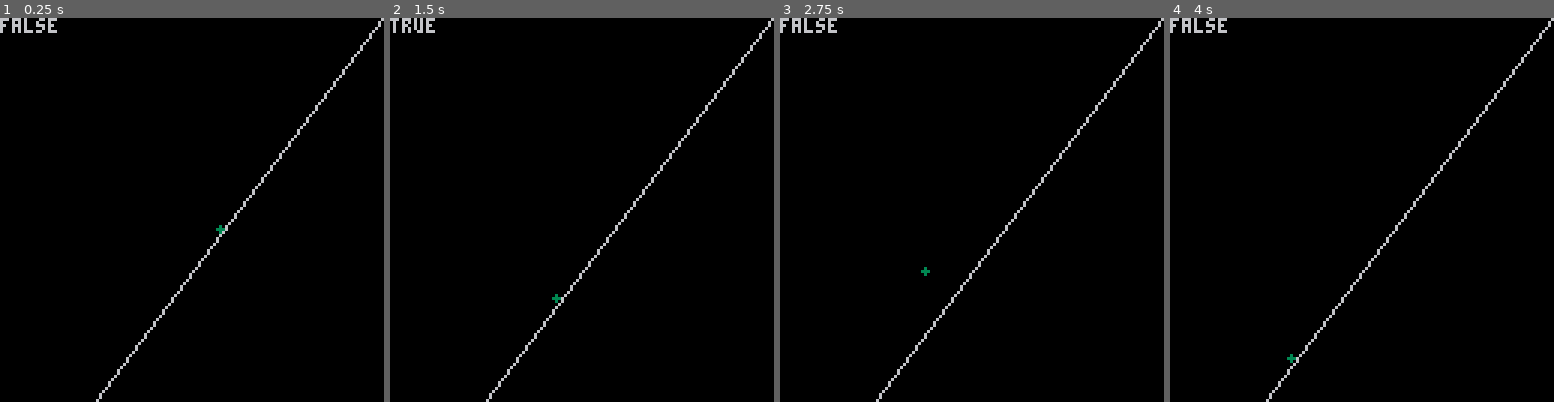
Above: before the commit, frames 1-4 (left to right).
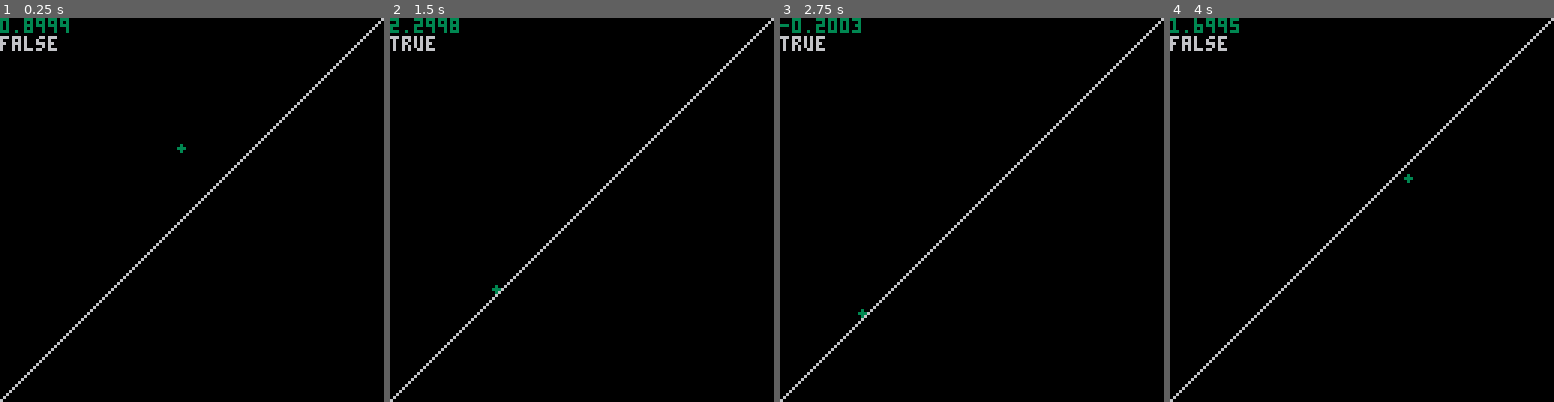
Above: after the commit, the same moments.

Repository: RIDENTEM/oneButtonJam2019
Game: PICO-8 cartridge one_button.p8
The game is run twice, just before and just after one commit, with the same random seed, the same clock (stepped at 60 frames per second) and the same inputs.
Inputs:
- Up to frame 1 (0.25 s): no input
- Up to frame 2 (1.5 s): no input
- Up to frame 3 (2.75 s): hold Up 2.15-2.42 s
- Up to frame 4 (4 s): no input

The runs differ from the first frame. In frame 1, 2.3% of the frame differs, in the area x 0-100%, y 0-100%; in frame 2, 2.3%; in frame 3, 2.3%; in frame 4, 2.3%.

Commit message:
Worked a ton more on collision and jumping, I just confused myself with a ton of it and now it kind of works, the second jump fires first and everytime jump is called it jumps further

Diff:
--- a/one_button.p8
+++ b/one_button.p8
@@ -1,9 +1,9 @@
 pico-8 cartridge // http://www.pico-8.com
 version 18
 __lua__
-px = 73
-py = 66
-lx1=32
+px = 60
+py = 40
+lx1=0
 ly1=127
 lx2=127
 ly2=0
@@ -11,9 +11,10 @@
 obstacle= {grounded=false,
 ox=0,oy=0}
 
-jumping = false
 first_jump_avail = false
 double_jump_avail = false
+start=true
+jumping = false
 
 function _init()
 grounded = false
@@ -22,10 +23,9 @@
 end
 
 function _draw()
+
 cls()
-
-print(grounded)
-circfill(px,py, 1,3)
+print(pvelocity.pvy)
 --draw mountain
 line(lx1,ly1,lx2,ly2,6)
 --[[for j=0, 127 do
@@ -35,41 +35,22 @@
   end
  end
 end--]]
+print(grounded)
+circfill(px,py, 1,3)
+
 end
 
-function check_collision()
- if(pget(px+1,py+1)==6) then
- grounded=true
- first_jump_avail=true
- second_jump_avail=false
- pvelocity.pvx=0
- pvelocity.pvy=0
- else
- grounded=false
- pvelocity.pvy+=g
- py+=pvelocity.pvy
- end
-end
-
-function _input()
- if(btnp(2)and grounded) then
- jump(first_jump_avail)
- grounded = false
- first_jump_avail=false
- second_jump_avail=true
- elseif(btnp(2)
- and second_jump_avail)
- then
- jump(first_jump_avail)
- first_jump_avail=false
- second_jump_avail=false
- end
+function _update()
+ _input()
+ if(grounded ==false) then
+  px+=pvelocity.pvx
+  py+=pvelocity.pvy
+pvelocity.pvy+=g
 end
 
 
-function _update()
+respawn()
 check_collision()
-_input()
 if(grounded) slide()
 end
 
@@ -78,46 +59,90 @@
 
 end
 
---only set gravity while jumping
+function on_grounded()
+start=false
+ grounded=true
+ first_jump_avail=true
+ second_jump_avail=false
+end
+
+function on_ungrounded()
+ grounded=false
+ jumping=true
+end
+
+function check_collision()
+ if(pget(px+1,py+1)==6) then
+ on_grounded()
+ else
+ end
+end
+
+function _input()
+if(btnp(2)) then
+on_ungrounded()
+ if(first_jump_avail)
+  then
+  jump(first_jump_avail)
+  first_jump_avail=false
+  second_jump_avail=true
+  end
+ if(second_jump_avail)
+  then
+  first_jump_avail=false
+  second_jump_avail=false
+     jump(first_jump_avail)
+  end
+ end
+end
+
+
+--Need to make sure the player can jump while grounded
 function jump(is_first)
-pvelocity.pvy += g
- if(is_first)then
-  pvelocity.pvy-=2
- else
+ if(is_first) pvelocity.pvy-=2
+
+ if(is_first==false)
+ then
  pvelocity.pvx+=1
- pvelocity.pvy+=0.5
+ --Problem with this, this is the first jump that goes
+ pvelocity.pvy-=2
  end
-px+=pvelocity.pvx
-py+=pvelocity.pvy
+
 end
 
 function slide()
  px-=1
  py+=1
- if(pget(px+1,py)==3)
+end
+
+function respawn()
+if(px < 10)
  then
-
+ on_ungrounded()
+ px=60
+ py=40
  end
-
 end
 
 
+
+
 __gfx__
-00000000000000060066666600000000000000000000000000000000000000000000000000000000000000000000000000000000000000000000000000000000
-00000000000000660666666600000006000000000000000000000000000000000000000000000000000000000000000000000000000000000000000000000000
-00700700000006646666666600000066000000000000000000000000000000000000000000000000000000000000000000000000000000000000000000000000
-000770000000664b6666666600000666000000000000000000000000000000000000000000000000000000000000000000000000000000000000000000000000
-00077000000664b46666666600000666000000000000000000000000000000000000000000000000000000000000000000000000000000000000000000000000
-0070070000664bbb6666666600006666000000000000000000000000000000000000000000000000000000000000000000000000000000000000000000000000
-000000000664444b6666666600066666000000000000000000000000000000000000000000000000000000000000000000000000000000000000000000000000
-000000006644bb446666666600666666000000000000000000000000000000000000000000000000000000000000000000000000000000000000000000000000
+00000000000000060066666666dd6dd6000000060000000666d6dddd6666bbdd0000000000000000000000000000000000000000000000000000000000000000
+0000000000000066066666666dddda6d00000066000000066d66dddd6bdbbbdd0000000000000000000000000000000000000000000000000000000000000000
+007007000000066466666666dd886ddd00000066000066d66d6dd6ddbbdddbbb0000000000000000000000000000000000000000000000000000000000000000
+000770000000664b666666666a6dddda0000066d000666d6d6dd6dd6bddbbbdd0000000000000000000000000000000000000000000000000000000000000000
+00077000000664b466666666adddd866000066dd06666d6dddd6dd6dddbbdbdd0000000000000000000000000000000000000000000000000000000000000000
+0070070000664bbb66666666dadd86660066dddd666ddddddd6dd6ddbbbdbbd60000000000000000000000000000000000000000000000000000000000000000
+000000000664444b66666666dd888a6d06dd6ddd66ddddddd66d6dddd6bdbdd60000000000000000000000000000000000000000000000000000000000000000
+000000006644bb4466666666d866add66ddddddd6dd6d66dd6dddd6dd6d6bd660000000000000000000000000000000000000000000000000000000000000000
 __map__
-1414141414140000000000001405141400000000000000000000000000000000000000000000000000000000000000000000000000000000000000000000000000000000000000000000000000000000000000000000000000000000000000000000000000000000000000000000000000000000000000000000000000000000
-1414141414100000060600140505051400000000000000000000000000000000000000000000000000000000000000000000000000000000000000000000000000000000000000000000000000000000000000000000000000000000000000000000000000000000000000000000000000000000000000000000000000000000
-0000101010140606060603050505141400000000000000000000000000000000000000000000000000000000000000000000000000000000000000000000000000000000000000000000000000000000000000000000000000000000000000000000000000000000000000000000000000000000000000000000000000000000
-0000031010031406060302050505141400000000000000000000000000000000000000000000000000000000000000000000000000000000000000000000000000000000000000000000000000000000000000000000000000000000000000000000000000000000000000000000000000000000000000000000000000000000
-0014021003021406030204051400141400000000000000000000000000000000000000000000000000000000000000000000000000000000000000000000000000000000000000000000000000000000000000000000000000000000000000000000000000000000000000000000000000000000000000000000000000000000
-0010100302140603021414000014001400000000000000000000000000000000000000000000000000000000000000000000000000000000000000000000000000000000000000000000000000000000000000000000000000000000000000000000000000000000000000000000000000000000000000000000000000000000
-0010101414140602141414000000000000000000000000000000000000000000000000000000000000000000000000000000000000000000000000000000000000000000000000000000000000000000000000000000000000000000000000000000000000000000000000000000000000000000000000000000000000000000
-1010060614140600140014141400000000000000000000000000000000000000000000000000000000000000000000000000000000000000000000000000000000000000000000000000000000000000000000000000000000000000000000000000000000000000000000000000000000000000000000000000000000000000
-0000000614000000000000000000000000000000000000000000000000000000000000000000000000000000000000000000000000000000000000000000000000000000000000000000000000000000000000000000000000000000000000000000000000000000000000000000000000000000000000000000000000000000
+1414141414140000080800001717171400000000000000000000000000000000000000000000000000000000000000000000000000000000000000000000000000000000000000000000000000000000000000000000000000000000000000000000000000000000000000000000000000000000000000000000000000000000
+1414141414100808080808080817171400000000000000000000000000000000000000000000000000000000000000000000000000000000000000000000000000000000000000000000000000000000000000000000000000000000000000000000000000000000000000000000000000000000000000000000000000000000
+0000101010080808080808171717141400000000000000000000000000000000000000000000000000000000000000000000000000000000000000000000000000000000000000000000000000000000000000000000000000000000000000000000000000000000000000000000000000000000000000000000000000000000
+1717171717171717040817171717171700000000000000000000000000000000000000000000000000000000000000000000000000000000000000000000000000000000000000000000000000000000000000000000000000000000000000000000000000000000000000000000000000000000000000000000000000000000
+0017171717171705061717171400141400000000000000000000000000000000000000000000000000000000000000000000000000000000000000000000000000000000000000000000000000000000000000000000000000000000000000000000000000000000000000000000000000000000000000000000000000000000
+1710171717170407071717000014001400000000000000000000000000000000000000000000000000000000000000000000000000000000000000000000000000000000000000000000000000000000000000000000000000000000000000000000000000000000000000000000000000000000000000000000000000000000
+1717171717050303071414000000000000000000000000000000000000000000000000000000000000000000000000000000000000000000000000000000000000000000000000000000000000000000000000000000000000000000000000000000000000000000000000000000000000000000000000000000000000000000
+1010080817170703170014141400000000000000000000000000000000000000000000000000000000000000000000000000000000000000000000000000000000000000000000000000000000000000000000000000000000000000000000000000000000000000000000000000000000000000000000000000000000000000
+0000000808000000000000000000000000000000000000000000000000000000000000000000000000000000000000000000000000000000000000000000000000000000000000000000000000000000000000000000000000000000000000000000000000000000000000000000000000000000000000000000000000000000
